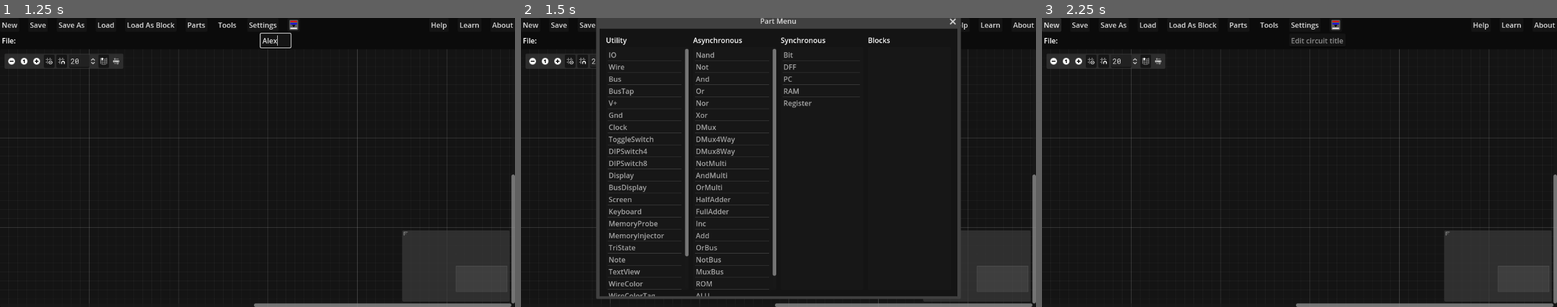
Above: before the commit, frames 1-3 (left to right).
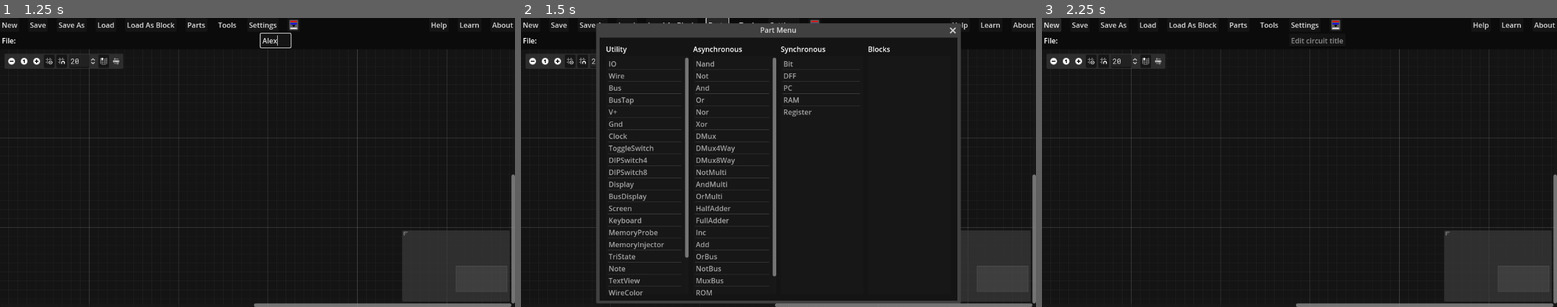
Above: after the commit, the same moments.

Repository: andrew-wilkes/logic-simulator-2
Game: Godot game, scene res://main.tscn
Two runs of this game, one before a commit and one after it. Both use one fixed random seed, a clock stepped at 60 frames per second and the inputs below.
Inputs (mouse positions are in pixels of both pictures, inside the frame that each line leads up to):
- Up to frame 1 (1.25 s): click (272, 41) at 0.52 s; type "Alex" at 0.6 s
- Up to frame 2 (1.5 s): click "Parts" at 1.25 s
- Up to frame 3 (2.25 s): click "New" at 2 s

Frame 1 is identical in both runs. In frame 2, 10% of the frame differs, in the area x 14-86%, y 0-99%; in frame 3, nothing differs.

Commit message:
Tweak position of Part List popup

Diff:
--- a/src/main.gd
+++ b/src/main.gd
@@ -220,6 +220,7 @@
 func _on_add_part_button_pressed():
 	$PartListPanel/PartList.update_block_list()
 	$PartListPanel.popup_centered()
+	$PartListPanel.position.y += 15
 
 
 # This removes the highlighting around menu buttons
--- a/src/main.tscn
+++ b/src/main.tscn
@@ -185,15 +185,15 @@
 [node name="PartListPanel" type="PopupPanel" parent="."]
 title = "Part Menu"
 position = Vector2i(0, 36)
-size = Vector2i(800, 600)
+size = Vector2i(800, 590)
 unresizable = false
 borderless = false
 
 [node name="PartList" parent="PartListPanel" instance=ExtResource("5_3p0gq")]
 offset_left = 4.0
 offset_top = 4.0
-offset_right = 796.0
-offset_bottom = 596.0
+offset_right = -4.0
+offset_bottom = -4.0
 size_flags_horizontal = 3
 size_flags_vertical = 3
 
